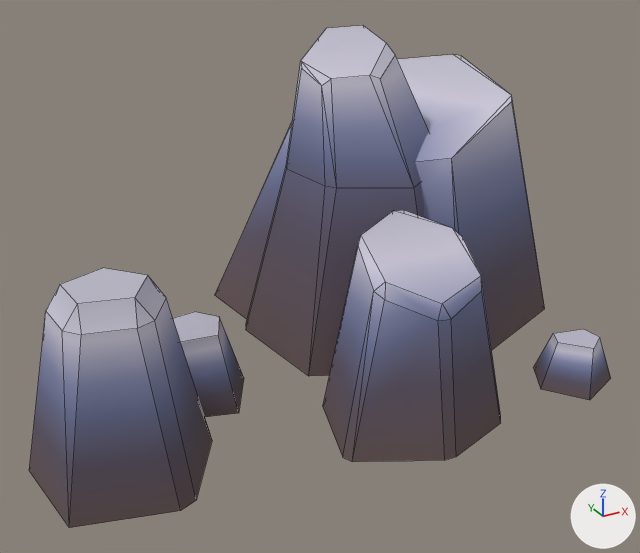
Before and after pictures for a commit that changed the FBX model Assets/AndreyProduction/Meta/block_mountain_1_2.fbx.
The view is the same before and after, from a 50 mm camera at (-0.282, -1.515, 1.714) aimed at (0.317, -0.427, 1.17). The axes (+X, +Y, +Z) are drawn at lower right. The lights are the same throughout. The first picture is the older version. Mesh edges are drawn as thin lines.

In view in the first picture: 'block_mountain_1_2'.
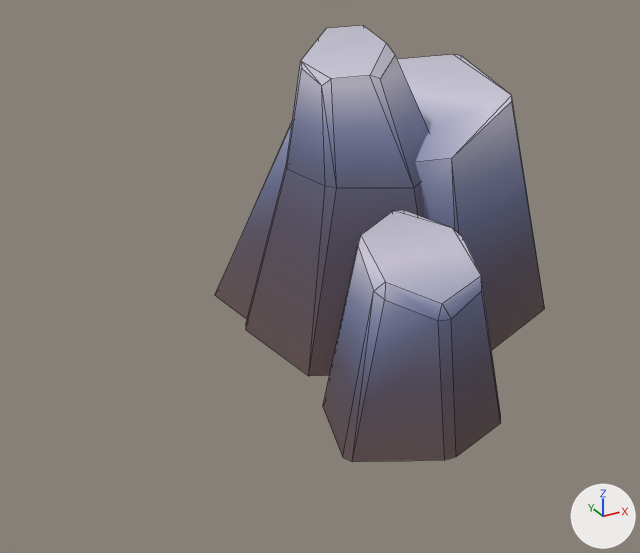
Commit message: - less details on mountains meta

What differs and where, as boxes [x1, y1, x2, y2] in the pictures (640 x 553 px):
'block_mountain_1_2', reshaped (43% narrower, 13% shorter): before [29, 25, 611, 528]; after [215, 25, 545, 462]
part 1 of me_cube_136, deleted: before [29, 268, 212, 528]
part 2 of me_cube_136, deleted: before [533, 329, 611, 400]
part 3 of me_cube_136, deleted: before [173, 312, 244, 417]

The change, as a diff of the scene's bpy script:
```diff
--- a/Assets/AndreyProduction/Meta/block_mountain_1_2.fbx.py
+++ b/Assets/AndreyProduction/Meta/block_mountain_1_2.fbx.py
@@ me_cube_136 @@
 # used by ob_block_mountain_1_2; location = (0.0, 0.0, 0.0)
-me_cube_136.from_pydata(...)  # 114 vertices, 97 faces; spans x -0.132..0.769, y -0.76..-0.047, z 0.915..1.521
+me_cube_136.from_pydata(...)  # 72 vertices, 63 faces; spans x 0.227..0.769, y -0.728..-0.047, z 1.01..1.521
+# me_cube_136 part 1: the loose piece of 22 vertices spanning x -0.132..0.139, y -0.538..-0.262, z 0.915..1.216 is deleted
+# me_cube_136 part 2: the loose piece of 10 vertices spanning x 0.525..0.636, y -0.76..-0.651, z 1.056..1.124 is deleted
+# me_cube_136 part 3: the loose piece of 10 vertices spanning x 0.081..0.263, y -0.347..-0.167, z 0.915..1.046 is deleted
 me_cube_136.materials.append(mat_tetris_mat)
```
